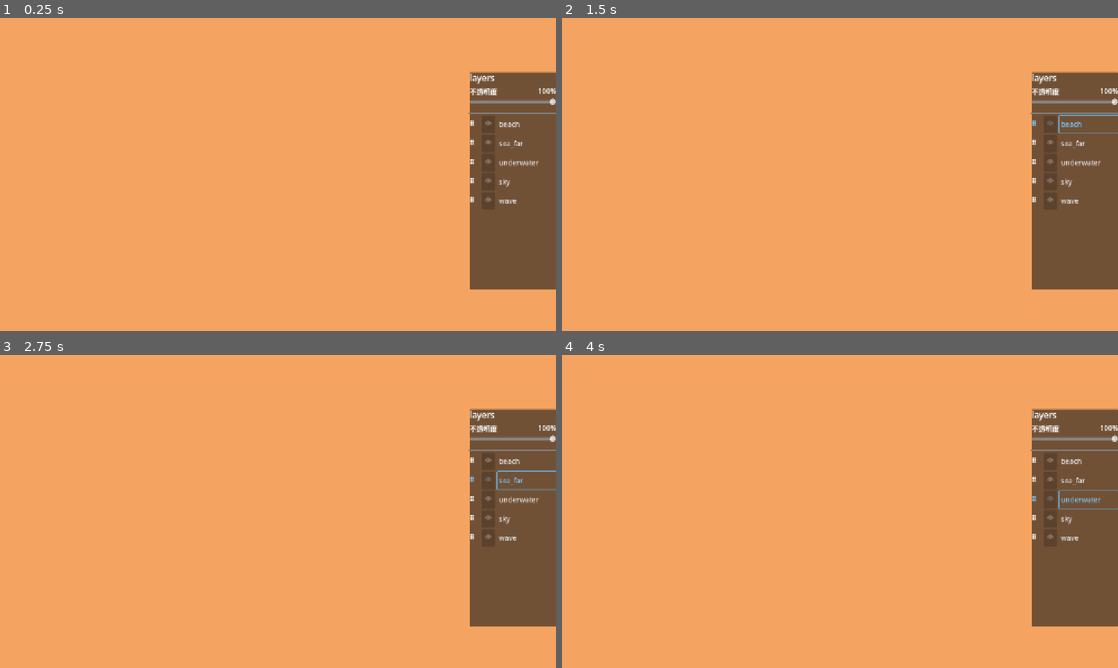
Above: before the commit, frames 1-4 (two rows, left to right).
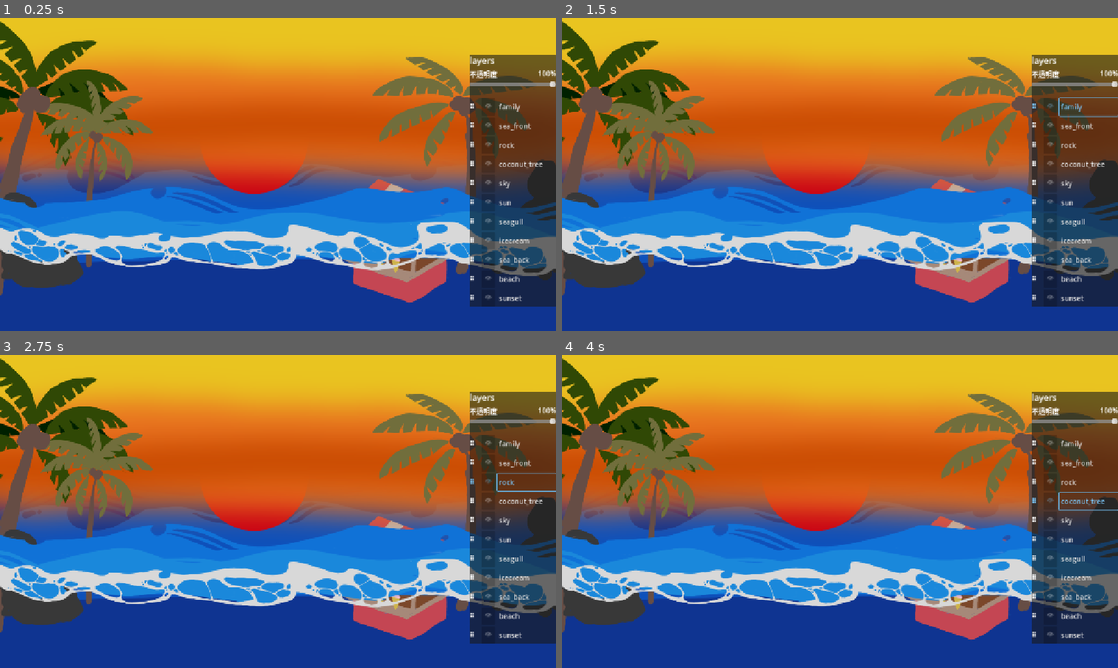
Above: after the commit, the same moments.

Repository: kkkiiijjj/god-of-layers
Game: Godot game, scene res://scenes/levels/pearl/LevelPearl.tscn
Two runs of this game, one before a commit and one after it. Both use one fixed random seed, a clock stepped at 60 frames per second and the inputs below.
Inputs (mouse positions are in pixels of both pictures, inside the frame that each line leads up to):
- Up to frame 1 (0.25 s): no input
- Up to frame 2 (1.5 s): click "beach" at 0.5 s; click (1090, 105) at 1.25 s, where only the run after the commit has a clickable "family"
- Up to frame 3 (2.75 s): click (528, 480) at 2 s, where only the run before the commit has a clickable "sea_far"
- Up to frame 4 (4 s): click (1090, 461) at 2.75 s, where only the run after the commit has a clickable "sea_front"; click (1090, 498) at 3.5 s, where only the run before the commit has a clickable "underwater"

The runs differ from the first frame. In frame 1, 100% of the frame differs, in the area x 0-100%, y 0-100%; in frame 2, 100%; in frame 3, 100%; in frame 4, 100%.

Commit message:
fix: 修复 sky 图层遮挡问题，WorldLayer 改用 CanvasLayer，清空模板贴图

Diff:
--- a/autoload/LayerManager.gd
+++ b/autoload/LayerManager.gd
@@ -103,7 +103,11 @@
 	return null
 
 
-# 根据 layers 数组顺序刷新每个图层的 z_index
 func _refresh_z_index() -> void:
 	for i in layers.size():
 		layers[i].z_index = i
+		layers[i].z_as_relative = false
+		# 同步场景树顺序
+		var parent = layers[i].get_parent()
+		if parent:
+			parent.move_child(layers[i], i)
--- a/scenes/WorldLayer.tscn
+++ b/scenes/WorldLayer.tscn
@@ -7,8 +7,7 @@
 
 [node name="Content" type="Node2D" parent="."]
 
-[node name="ColorRect" type="ColorRect" parent="Content"]
-offset_right = 1280.0
-offset_bottom = 720.0
+[node name="Sprite2D" type="Sprite2D" parent="Content"]
+position = Vector2(640, 360)
 
 [node name="Outline" type="Node2D" parent="."]
--- a/scenes/levels/pearl/LevelPearl.tscn
+++ b/scenes/levels/pearl/LevelPearl.tscn
@@ -1,8 +1,18 @@
-[gd_scene load_steps=4 format=3 uid="uid://cp1bu1dk62455"]
+[gd_scene load_steps=14 format=3 uid="uid://cp1bu1dk62455"]
 
 [ext_resource type="Script" uid="uid://cn24d1imrudi" path="res://scripts/LevelPearl.gd" id="1_vx3aj"]
 [ext_resource type="PackedScene" uid="uid://mlyl53c5bl0j" path="res://scenes/WorldLayer.tscn" id="2_ow1dc"]
+[ext_resource type="Texture2D" uid="uid://bo47vj2ho1xpq" path="res://assets/sprites/sky.png" id="3_n6kh4"]
 [ext_resource type="Script" uid="uid://icsx7l8h37af" path="res://scripts/LayerPanel.gd" id="3_xitwa"]
+[ext_resource type="Texture2D" uid="uid://djno1q8xv06mm" path="res://assets/sprites/sea_back.png" id="4_3ks7r"]
+[ext_resource type="Texture2D" uid="uid://bu7rq1dyslmx3" path="res://assets/sprites/beach.png" id="5_5seri"]
+[ext_resource type="Texture2D" uid="uid://c3qjepjhglyyh" path="res://assets/sprites/sun.png" id="6_lu0gh"]
+[ext_resource type="Texture2D" uid="uid://cn7k67y1t3woc" path="res://assets/sprites/sunset.png" id="7_syk0w"]
+[ext_resource type="Texture2D" uid="uid://o1aiybi3mfm1" path="res://assets/sprites/sea_front.png" id="8_mkle6"]
+[ext_resource type="Texture2D" uid="uid://c22x4mfv5d75l" path="res://assets/sprites/seagull.png" id="9_h3i0y"]
+[ext_resource type="Texture2D" uid="uid://c4jkkmt38me8a" path="res://assets/sprites/rock.png" id="10_d6rmn"]
+[ext_resource type="Texture2D" uid="uid://c5wynoh2uedt" path="res://assets/sprites/coconut_tree.png" id="11_4gwpv"]
+[ext_resource type="Texture2D" uid="uid://djs0orsii7w0c" path="res://assets/sprites/icecream.png" id="12_4utb3"]
 
 [node name="LevelPearl" type="Node2D"]
 script = ExtResource("1_vx3aj")
@@ -12,28 +22,58 @@
 [node name="sky" parent="Layers" instance=ExtResource("2_ow1dc")]
 layer_id = "sky"
 layer_name = "天空"
-placeholder_color = Color(0.529412, 0.807843, 0.921569, 1)
+texture = ExtResource("3_n6kh4")
 
-[node name="sea_far" parent="Layers" instance=ExtResource("2_ow1dc")]
-layer_id = "sea_far"
-layer_name = "远海"
+[node name="sun" parent="Layers" instance=ExtResource("2_ow1dc")]
+layer_id = "sun"
+layer_name = "太阳"
+texture = ExtResource("6_lu0gh")
+
+[node name="sunset" parent="Layers" instance=ExtResource("2_ow1dc")]
+layer_id = "sunset"
+layer_name = "晚霞"
+texture = ExtResource("7_syk0w")
+
+[node name="sea_back" parent="Layers" instance=ExtResource("2_ow1dc")]
+layer_id = "sea_back"
+layer_name = "大海后三层"
 placeholder_color = Color(0.117647, 0.564706, 1, 1)
+texture = ExtResource("4_3ks7r")
 
 [node name="beach" parent="Layers" instance=ExtResource("2_ow1dc")]
 layer_id = "beach"
 layer_name = "沙滩"
 placeholder_color = Color(0.956863, 0.643137, 0.376471, 1)
+texture = ExtResource("5_5seri")
 
-[node name="wave" parent="Layers" instance=ExtResource("2_ow1dc")]
-modulate = Color(1, 1, 1, 0.8)
-layer_id = "wave"
-layer_name = "海浪"
-placeholder_color = Color(0, 0.807843, 0.819608, 1)
+[node name="sea_front" parent="Layers" instance=ExtResource("2_ow1dc")]
+layer_id = "sea_front"
+layer_name = "大海前三层"
+texture = ExtResource("8_mkle6")
 
-[node name="underwater" parent="Layers" instance=ExtResource("2_ow1dc")]
-layer_id = "underwater"
-layer_name = "海底世界"
-placeholder_color = Color(0, 0, 0.545098, 1)
+[node name="seagull" parent="Layers" instance=ExtResource("2_ow1dc")]
+layer_id = "seagull"
+layer_name = "海鸥"
+texture = ExtResource("9_h3i0y")
+
+[node name="rock" parent="Layers" instance=ExtResource("2_ow1dc")]
+layer_id = "rock"
+layer_name = "礁石"
+texture = ExtResource("10_d6rmn")
+
+[node name="coconut_tree" parent="Layers" instance=ExtResource("2_ow1dc")]
+layer_id = "coconut_tree"
+layer_name = "椰子树"
+texture = ExtResource("11_4gwpv")
+
+[node name="family" parent="Layers" instance=ExtResource("2_ow1dc")]
+layer_id = "family"
+layer_name = "一家人"
+
+[node name="icecream" parent="Layers" instance=ExtResource("2_ow1dc")]
+layer_id = "icecream"
+layer_name = "冰淇淋摊"
+texture = ExtResource("12_4utb3")
 
 [node name="tavern" parent="Layers" instance=ExtResource("2_ow1dc")]
 layer_id = "tavern"
--- a/scripts/LevelPearl.gd
+++ b/scripts/LevelPearl.gd
@@ -1,31 +1,44 @@
 extends Node2D
 
 # 正确的图层顺序，从下到上
-const CORRECT_ORDER = [
-	"underwater",  # 0 最底层
-	"monster_blue",  # 藏在海底和海浪之间
-	"wave",
-	"monster_red",   # 藏在海浪和沙滩之间
-	"beach",
-	"monster_green", # 藏在沙滩和远海之间
-	"sea_far",
-	"monster_white", # 藏在远海和天空之间
-	"sky",           # 最顶层
-	"tavern",        # 酒馆初始隐藏，暂时放最上面
+# 每条规则：[下层id, 上层id]，表示前者必须在后者下面
+const ORDER_RULES = [
+	["sky", "sun"],
+	["sky", "sunset"],
+	["sky", "seagull"],
+	["sunset", "seagull"],
+	["sunset", "coconut_tree"],
+	["sun", "sea_back"],
+	["sea_back", "sea_front"],
+	["beach", "sea_front"],
+	["sea_back","beach"],
+	["beach", "rock"],
+	["beach", "coconut_tree"],
+	["beach", "family"],
+	["beach", "icecream"],
+	["rock", "coconut_tree"],
 ]
 
 func _ready() -> void:
 	GameState.start_level("pearl")
 	_setup_camera()
 	_connect_signals()
+
+	# 先按场景树顺序初始化
+	LayerManager.layers.clear()
+	for child in $Layers.get_children():
+		if child.has_meta("layer_id"):
+			LayerManager.layers.append(child)
+	LayerManager._refresh_z_index()
+
+	# 再打乱
 	_shuffle_layers()
 
 	await get_tree().process_frame
 	print("=== 已注册图层数量：", LayerManager.get_layer_count(), " ===")
 	for i in LayerManager.layers.size():
 		var l = LayerManager.layers[i]
-		print("  [", i, "] ", l.get_meta("layer_id", "无ID"))
-
+		print("  [", i, "] ", l.get_meta("layer_id", "无ID"), " z_index=", l.z_index)
 
 func _setup_camera() -> void:
 	$Camera2D.position = Vector2(640, 360)
@@ -37,19 +50,28 @@
 
 
 func _shuffle_layers() -> void:
-	# 只打乱背景图层，怪物图层初始隐藏
-	var bg_ids = ["underwater", "wave", "beach", "sea_far", "sky"]
-	bg_ids.shuffle()
-	for i in bg_ids.size():
-		var layer = _find_layer(bg_ids[i])
+	# 固定打乱顺序，index 0 = 最底层
+	var shuffled_ids = [
+		"sunset",
+		"beach",
+		"sea_back",
+		"icecream",
+		"seagull",
+		"sun",
+		"sky",
+		"coconut_tree",
+		"rock",
+		"sea_front",
+	]
+
+	for i in shuffled_ids.size():
+		var layer = _find_layer(shuffled_ids[i])
 		if layer:
 			LayerManager.reorder_layer(layer, i)
 
-	# 怪物图层初始隐藏
+	# 怪物和酒馆初始隐藏
 	for monster_id in ["monster_blue", "monster_red", "monster_green", "monster_white"]:
 		LayerManager.set_visible(monster_id, false)
-
-	# 酒馆初始隐藏
 	LayerManager.set_visible("tavern", false)
 
 
@@ -59,16 +81,26 @@
 
 
 func _check_stage_one() -> void:
-	var bg_correct = ["underwater", "wave", "beach", "sea_far", "sky"]
-	var bg_actual = []
-	for layer in LayerManager.layers:
-		var lid = layer.get_meta("layer_id", "")
-		if lid in bg_correct:
-			bg_actual.append(lid)
+	for rule in ORDER_RULES:
+		var lower_id = rule[0]
+		var upper_id = rule[1]
+		var lower_index = _get_layer_index(lower_id)
+		var upper_index = _get_layer_index(upper_id)
+		if lower_index == -1 or upper_index == -1:
+			print("找不到图层：", lower_id, " 或 ", upper_id)
+			return
+		if lower_index >= upper_index:
+			print("约束未满足：", lower_id, "(", lower_index, ") 应该在 ", upper_id, "(", upper_index, ") 下面")
+			return
+	print("阶段一完成！图层顺序正确")
+	GameState.advance_stage()
 
-	if bg_actual == bg_correct:
-		print("阶段一完成！图层顺序正确")
-		GameState.advance_stage()
+
+func _get_layer_index(layer_id: String) -> int:
+	for i in LayerManager.layers.size():
+		if LayerManager.layers[i].get_meta("layer_id", "") == layer_id:
+			return i
+	return -1
 
 
 func _find_layer(layer_id: String) -> Node:
--- a/scripts/WorldLayer.gd
+++ b/scripts/WorldLayer.gd
@@ -4,16 +4,19 @@
 @export var layer_name: String = ""
 @export var draggable: bool = true
 @export var placeholder_color: Color = Color.WHITE
+@export var texture: Texture2D:
+	set(value):
+		texture = value
+		if is_node_ready():
+			$Content/Sprite2D.texture = value
 
 
 func _ready() -> void:
 	set_meta("layer_id", layer_id)
-	LayerManager.register_layer(self)
-
-	# 设置占位色块颜色
-	var rect = $Content/ColorRect
-	if rect:
-		rect.color = placeholder_color
+	# 不在这里注册，由 LevelPearl 统一管理
+	z_as_relative = false
+	if texture:
+		$Content/Sprite2D.texture = texture
 
 
 func _exit_tree() -> void:
Binary file added: assets/sprites/beach.png
Not shown, added: assets/sprites/beach.png.import
Binary file added: assets/sprites/coconut_tree.png
Not shown, added: assets/sprites/coconut_tree.png.import
Binary file added: assets/sprites/icecream.png
Not shown, added: assets/sprites/icecream.png.import
Binary file added: assets/sprites/rock.png
Not shown, added: assets/sprites/rock.png.import
Binary file added: assets/sprites/sea_back.png
Not shown, added: assets/sprites/sea_back.png.import
Binary file added: assets/sprites/sea_front.png
Not shown, added: assets/sprites/sea_front.png.import
(and 8 more such lines)
